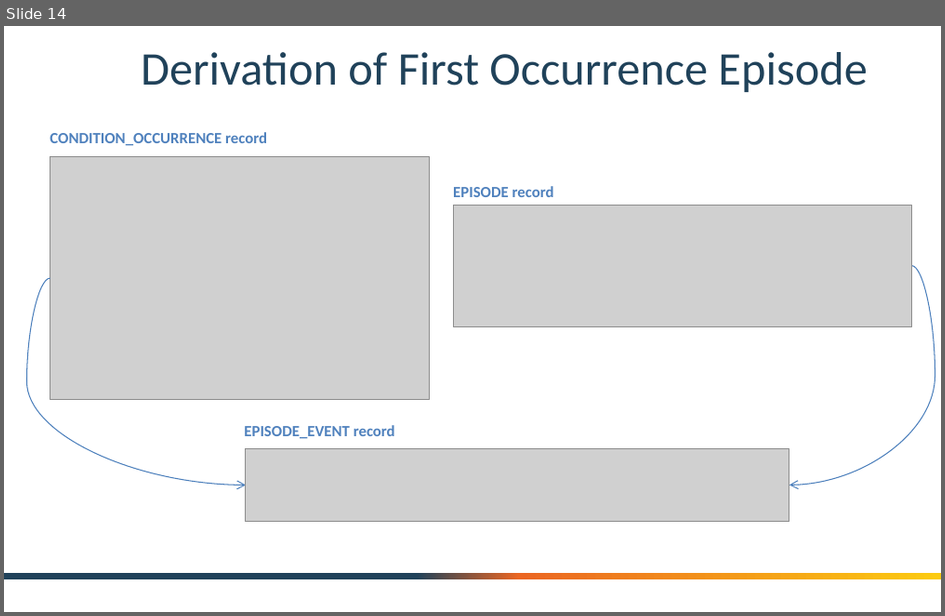
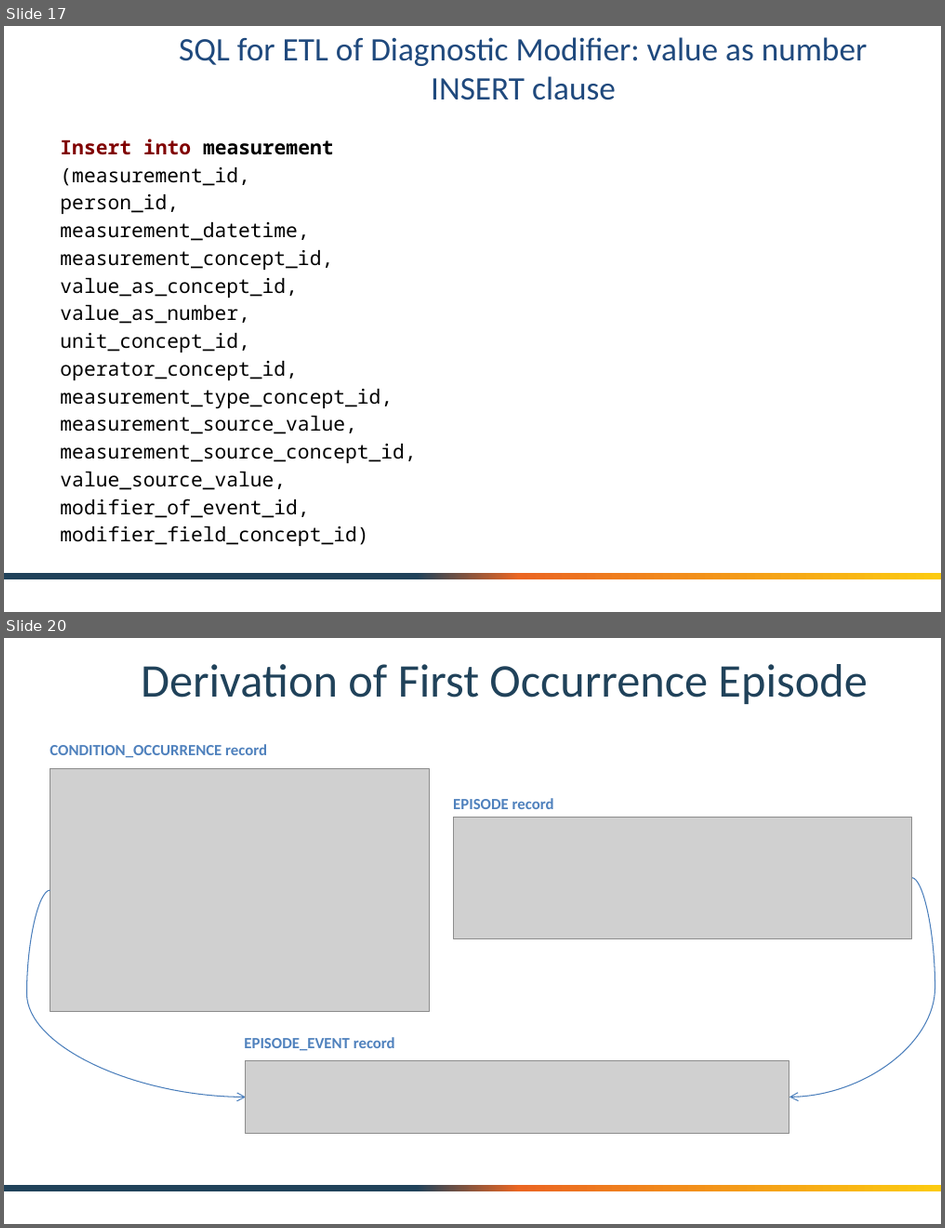
Before and after one commit to OHDSI/OncologyWG, a slide deck: documentation/OHDSI Oncology Module - Crosswal from Cancer Registry.pptx. Shown one above the other, each under a label of ours: slide 14 before the commit, slides 17 and 20 after it; the slides between them are not shown. The pictures are 945x616 and 945x1228 pixels, drawn with LibreOffice and Linux fonts; fonts in the diff are those of the drawing; grey boxes stand for pictures; background and template pictures are left out. Boxes give left, top, right and bottom in pixels: in the first picture for what was removed or moved away, otherwise in the second. Text is boxed around its words. In the diff, an @@ line names an element or a change of style, - is before the commit and + after.

```diff
--- a/documentation/OHDSI Oncology Module - Crosswal from Cancer Registry.pptx
+++ b/documentation/OHDSI Oncology Module - Crosswal from Cancer Registry.pptx
@@ slide 17 added at bbox=[4, 26, 941, 612], background #FFFFFF; not listed: 1 template element that a slide beside it also shows @@
@@ title added at bbox=[179, 37, 868, 100], 25.2 pt, text #1F497D @@
+SQL for ETL of Diagnostic Modifier: value as number
+INSERT clause
@@ text added at bbox=[60, 139, 416, 546], 15.2 pt, text #000000 @@
+Insert into measurement
+(measurement_id,
+person_id,
+measurement_datetime,
+measurement_concept_id,
+value_as_concept_id,
+value_as_number,
+unit_concept_id,
+operator_concept_id,
+measurement_type_concept_id,
+measurement_source_value,
+measurement_source_concept_id,
+value_source_value,
+modifier_of_event_id,
+modifier_field_concept_id)
@@ what was slide 14 is now slide 20 @@
```
Also in this commit, not shown: 10 slides changed, 7 other slides added.
